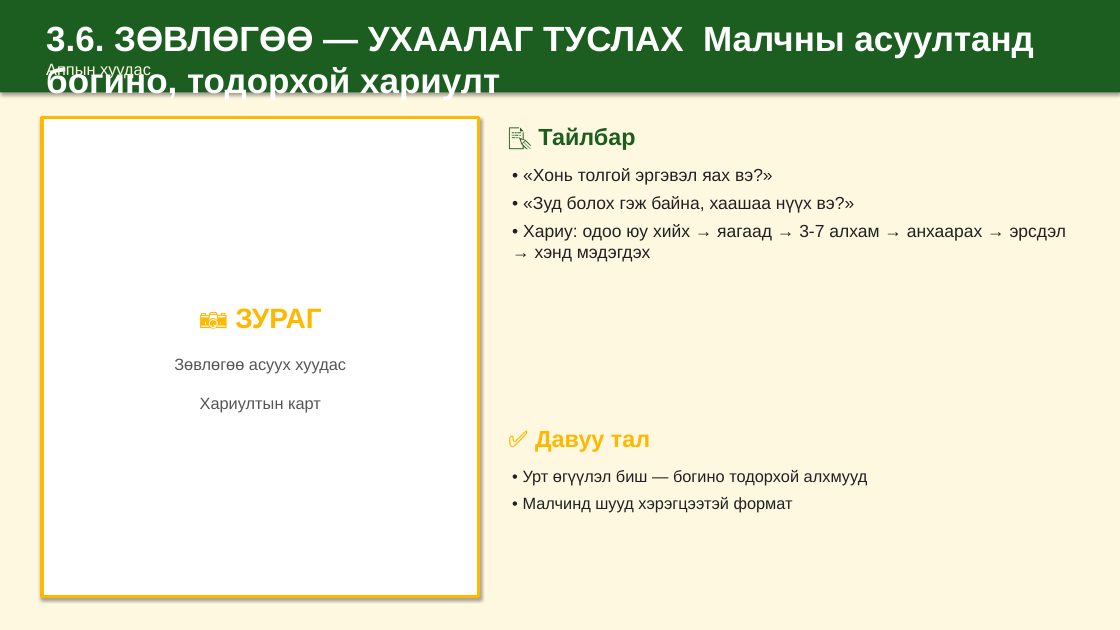
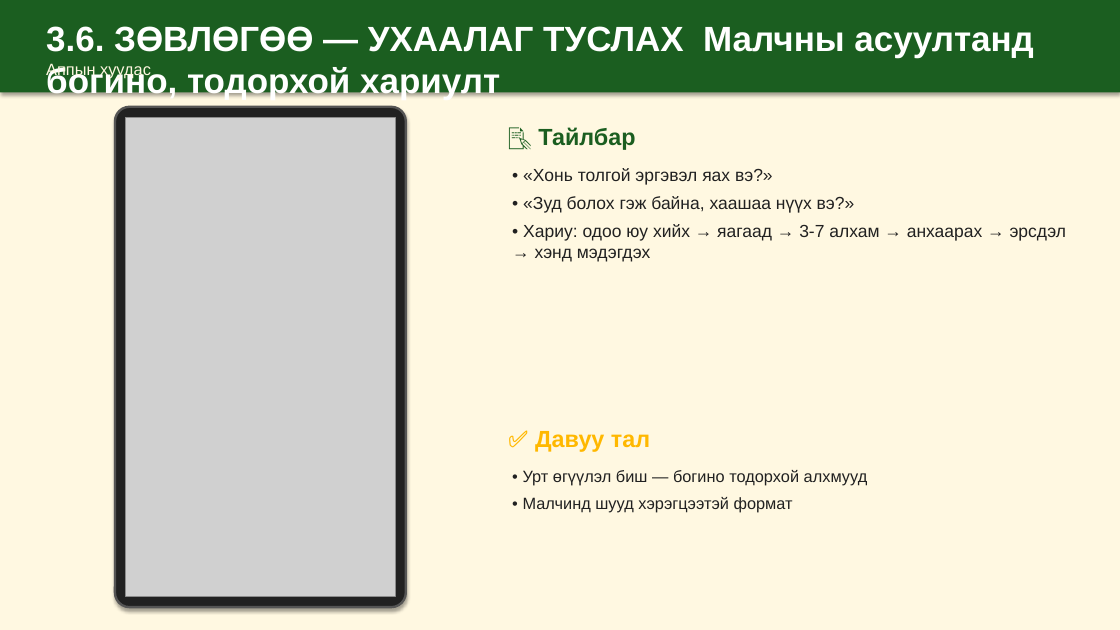
Before and after one commit to mendsaikhanch-stack/malchin-app, a slide deck: slide 9 of docs/bag-darga-tanilsuulga.pptx. Drawn at 1120x630 pixels with LibreOffice and Linux fonts; fonts in the diff are those of the drawing; grey boxes stand for pictures. Boxes give left, top, right and bottom in pixels: in the first picture for what was removed or moved away, otherwise in the second. Text is boxed around its words. In the diff, an @@ line names an element or a change of style, - is before the commit and + after.

```diff
--- a/docs/bag-darga-tanilsuulga.pptx
+++ b/docs/bag-darga-tanilsuulga.pptx
@@ rectangle removed at [42,118,479,597] @@
-📷 ЗУРАГ
-Зөвлөгөө асуух хуудас
-Хариултын карт
@@ rounded rectangle added at [115,107,406,607], fill #212121, outline #555555 2 pt @@
@@ picture added at [126,118,396,597] @@
```
Also in this commit, not shown: 12 other slides changed, 16 other files.
